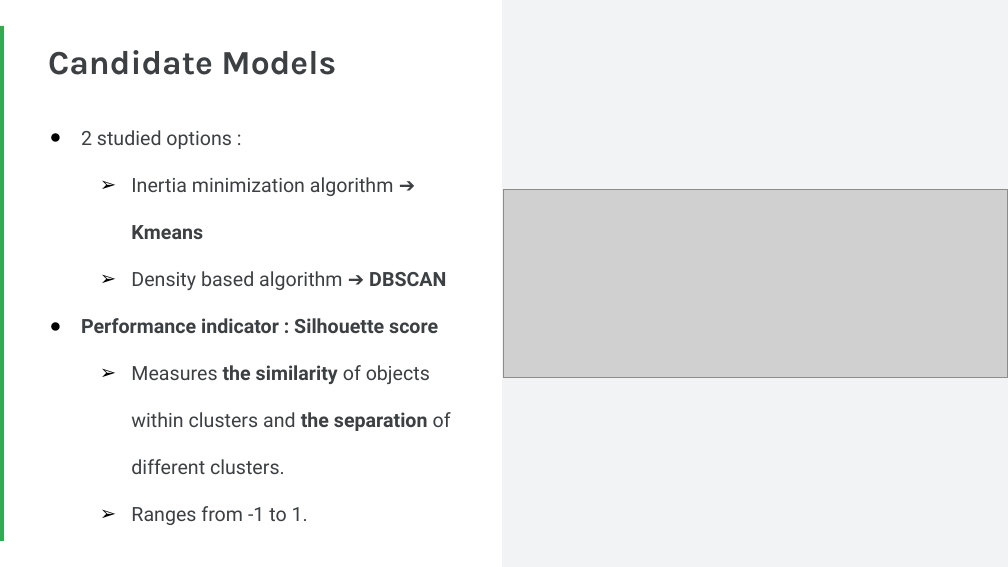
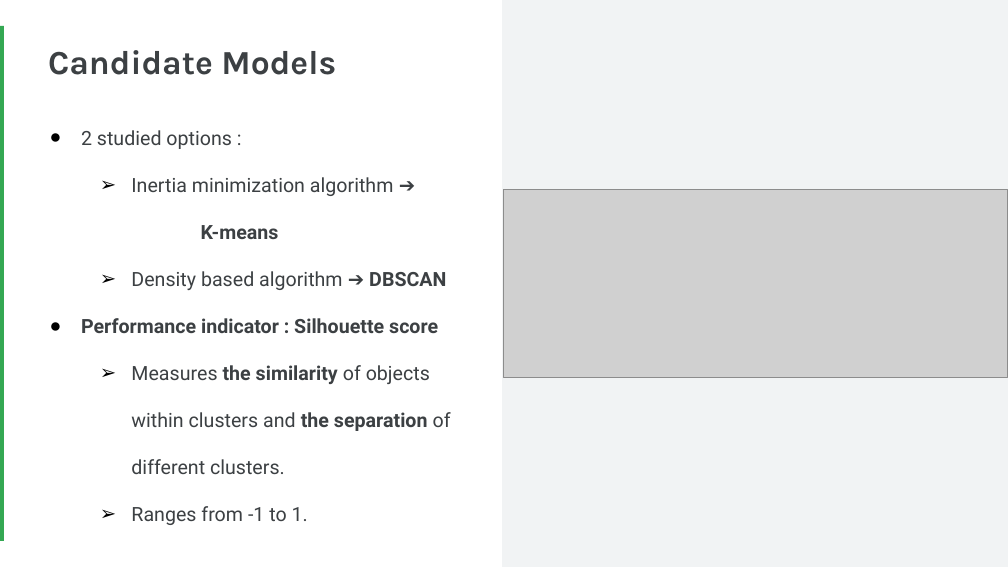
Before and after one commit to Faskill/E-Commerce-Customer-Segmentation, a slide deck: slide 11 of P5_02_Presentation.pptx. Drawn at 1008x567 pixels with LibreOffice and Linux fonts; fonts in the diff are those of the drawing; grey boxes stand for pictures. Boxes give left, top, right and bottom in pixels: in the first picture for what was removed or moved away, otherwise in the second. Text is boxed around its words. In the diff, an @@ line names an element or a change of style, - is before the commit and + after.

```diff
--- a/P5_02_Presentation.pptx
+++ b/P5_02_Presentation.pptx
@@ text at (x1=131, y1=177, x2=394, y2=239): text changed @@
-  ➢ Inertia minimization algorithm ➔ Kmeans
+  ➢ Inertia minimization algorithm ➔
+  K-means
```
Also in this commit, not shown: 2 other slides changed, 1 slide added, 1 slide removed, 1 other file.
